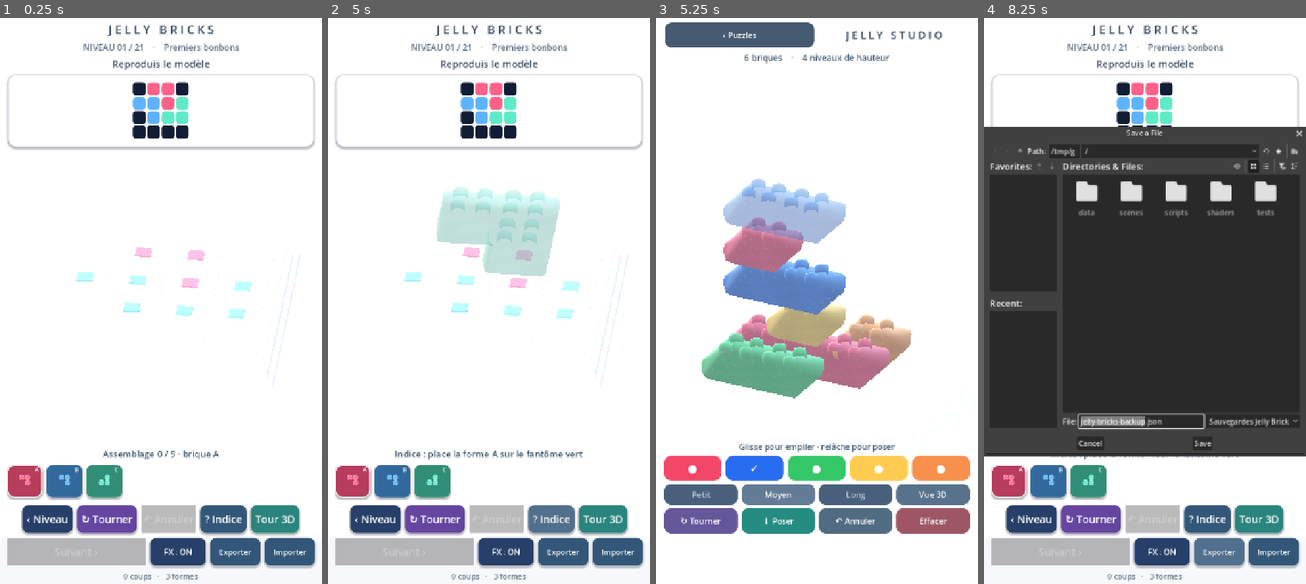
Above: before the commit, frames 1-4 (left to right).
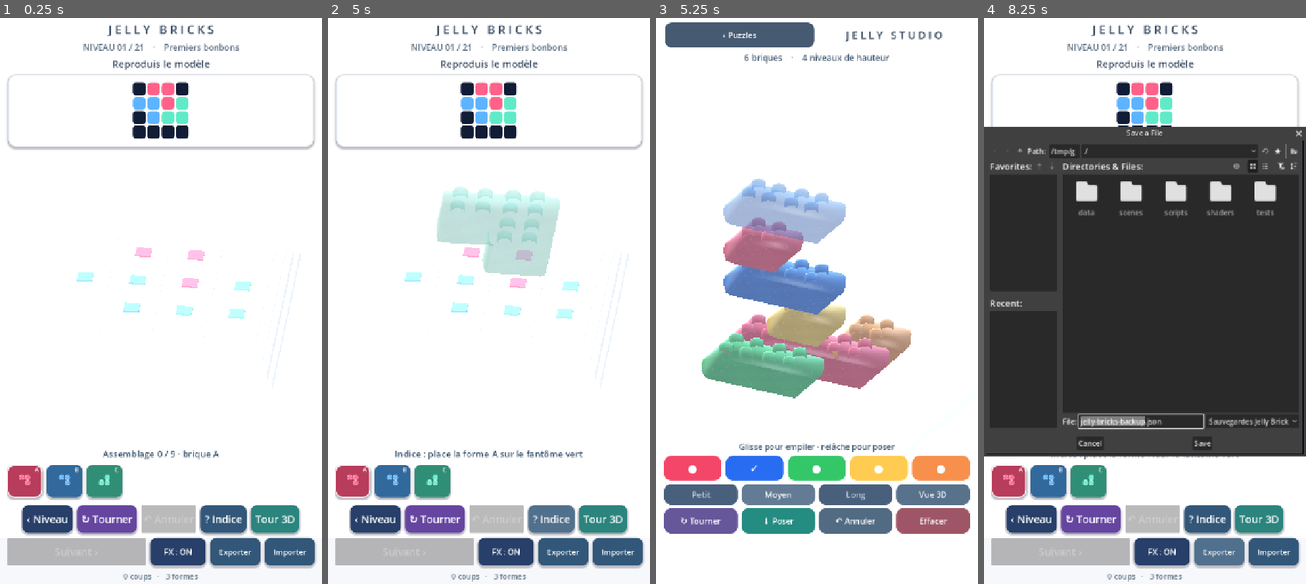
Above: after the commit, the same moments.

Repository: dbrckk/Jelly-bricks
Game: Godot game, scene res://scenes/main.tscn
Same seed, same stepped clock (60 frames per second), same inputs: the game is played once before the commit and once after it.
Inputs (mouse positions are in pixels of both pictures, inside the frame that each line leads up to):
- Up to frame 1 (0.25 s): no input
- Up to frame 2 (5 s): click (353, 482) at 0.52 s; click (392, 482) at 1.27 s; click (431, 482) at 2.02 s; click "‹ Niveau" at 2.75 s; click "↻ Tourner" at 3.5 s; click "? Indice" at 4.25 s
- Up to frame 3 (5.25 s): click "Tour 3D" at 5 s
- Up to frame 4 (8.25 s): click "‹ Puzzles" at 5.75 s; click "FX : ON" at 6.5 s; click "FX : OFF" at 7.25 s; click "Exporter" at 8 s

Frames 1-2 are identical in both runs. In frame 3, 0.3% of the frame differs, in the area x 32-74%, y 39-63%; in frame 4, 0.6%, in the area x 24-100%, y 19-77%.

Commit message:
render(native): spring-deformed translucent gel volumes and multi-softbox studio reflections

Diff:
--- a/native-godot/shaders/jelly.gdshader
+++ b/native-godot/shaders/jelly.gdshader
@@ -11,6 +11,7 @@
 uniform float mismatch : hint_range(0.0, 1.0) = 0.0;
 uniform float sheen : hint_range(0.0, 1.0) = 0.42;
 uniform float studio_glass : hint_range(0.0, 1.0) = 0.0;
+uniform float gel_spring : hint_range(0.0, 1.0) = 0.0;
 varying vec3 jelly_local;
 
 void vertex() {
@@ -19,6 +20,17 @@
         VERTEX.y * 3.2);
     VERTEX.y += impact * ripple * (0.05 + abs(VERTEX.y) * 0.04);
     VERTEX.x += impact * cos(VERTEX.z * 6.3 + VERTEX.y * 4.4) * 0.038;
+    // Real volume-level reaction rather than only rotating a rigid brick.
+    // Anchor the lower surface while the upper gel bulges and ripples.
+    // The effect is disabled for every legacy puzzle (gel_spring=0).
+    float height_weight = smoothstep(.055, .82, jelly_local.y);
+    float oscillation = sin(TIME * 22.0 + jelly_local.x * 1.9 +
+        jelly_local.z * 1.3);
+    float spring = gel_spring * studio_glass * height_weight;
+    VERTEX.x += spring * oscillation * .050;
+    VERTEX.z += spring * cos(TIME * 18.0 +
+        jelly_local.z * 2.15 - jelly_local.x) * .032;
+    VERTEX.y -= spring * .029 * (0.62 + 0.38 * oscillation);
 }
 
 void fragment() {
@@ -71,6 +83,18 @@
     jelly_color += studio_glass * (
         vec3(1.0, .99, .98) * studio_key * .17 +
         vec3(.82, .92, 1.0) * studio_fill * .095);
+    // Two broad product-photography highlights and a narrower white edge
+    // catch make curved bevels read as molded, optically dense jelly.
+    float lens_reflection = pow(max(dot(reflect(-eye, n),
+        normalize(vec3(-.54, .69, .49))), 0.0), 6.0);
+    float white_line = pow(max(dot(n,
+        normalize(vec3(.14, .68, .72))), 0.0), 31.0);
+    jelly_color += studio_glass *
+        (vec3(1.0, .99, 1.0) * lens_reflection * .14 +
+        vec3(.91, .96, 1.0) * white_line * .10);
+    // Slightly darker color transmission through deep sidewalls prevents
+    // pale, weightless slabs against the white cyclorama.
+    jelly_color *= 1.0 - studio_glass * (1.0 - top_light) * .052;
     ALBEDO = jelly_color;
     METALLIC = .015;
     ROUGHNESS = mix(mix(.25, .115, detail), .085, studio_glass * .56);
